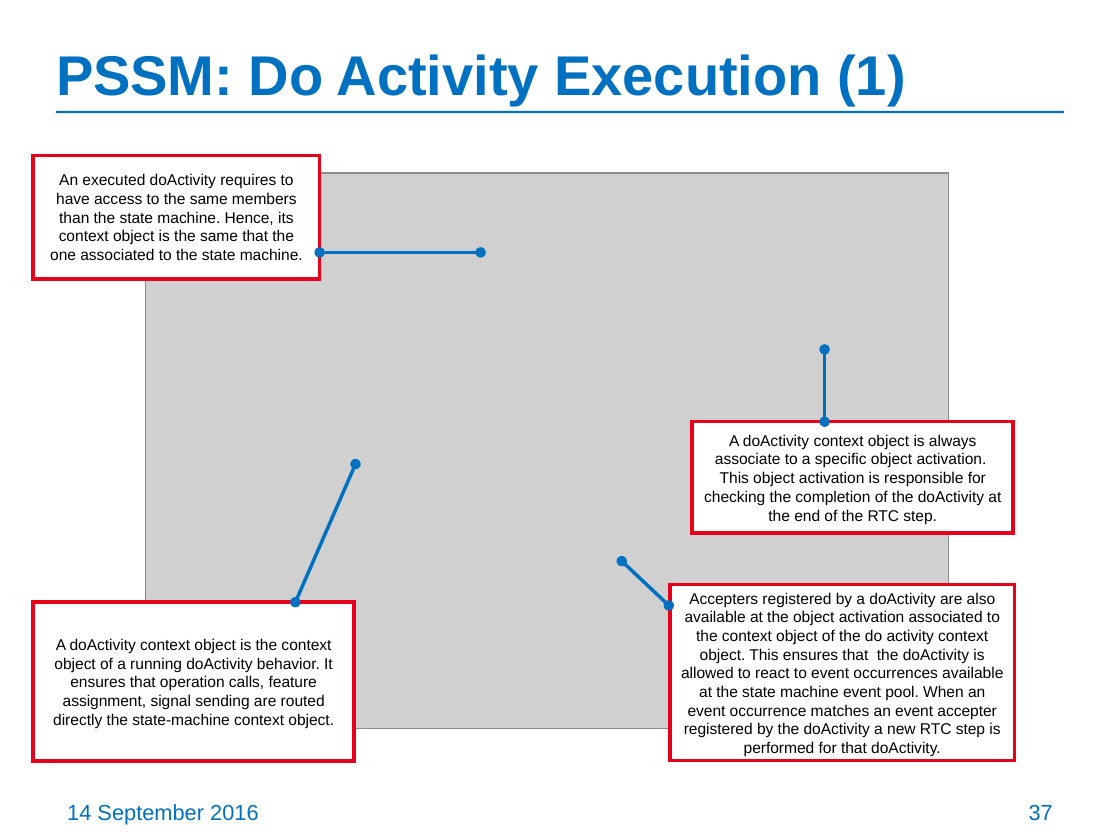
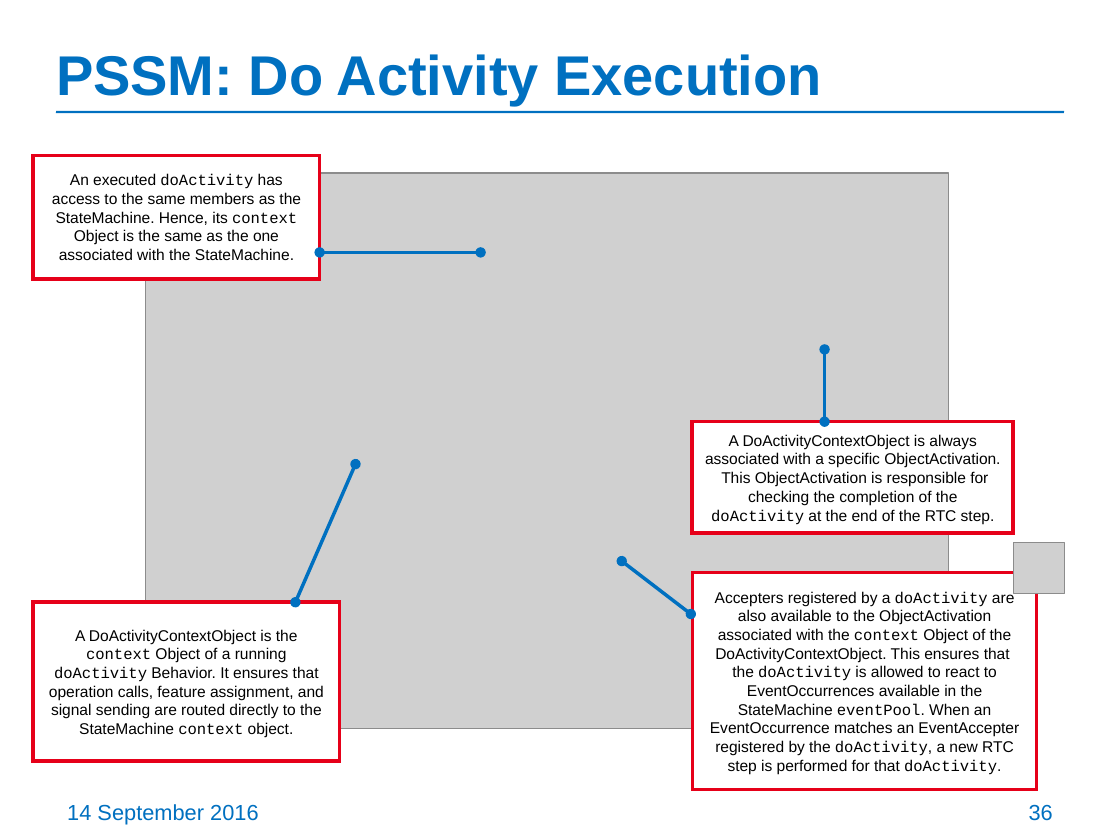
Before and after one commit to ModelDriven/PSSM, a slide deck: slide 36 of Presentations/201609-Chicago-Meeting/PSSM-initial-submission-update.pptx (slide 37 before the commit). Drawn at 1120x840 pixels with LibreOffice and Linux fonts; fonts in the diff are those of the drawing; grey boxes stand for pictures. Boxes give left, top, right and bottom in pixels: in the first picture for what was removed or moved away, otherwise in the second. Text is boxed around its words. In the diff, an @@ line names an element or a change of style, - is before the commit and + after.

```diff
--- a/Presentations/201609-Chicago-Meeting/PSSM-initial-submission-update.pptx
+++ b/Presentations/201609-Chicago-Meeting/PSSM-initial-submission-update.pptx
@@ title at bbox=[56, 54, 821, 104]: text changed @@
-PSSM: Do Activity Execution (1)
+PSSM: Do Activity Execution
@@ text in rectangle at bbox=[52, 173, 301, 260]: text changed @@
-An executed doActivity requires to have access to the same members than the state machine. Hence, its context object is the same that the one associated to the state machine.
+An executed doActivity has access to the same members as the StateMachine. Hence, its context Object is the same as the one associated with the StateMachine.
@@ text in rectangle at bbox=[705, 434, 1000, 525]: text changed @@
-A doActivity context object is always associate to a specific object activation. This object activation is responsible for checking the completion of the doActivity at the end of the RTC step.
+A DoActivityContextObject is always associated with a specific ObjectActivation. This ObjectActivation is responsible for checking the completion of the doActivity at the end of the RTC step.
@@ double arrow moved from (622, 561) - (669, 606) to (622, 561) - (691, 614) @@
@@ picture added at bbox=[1014, 542, 1065, 594] @@
@@ rectangle "Accepters registered by a doActivity ...": place and size @@
-rectangle "Accepters registered by a doActivity ..." at bbox=[670, 585, 1015, 760]
+rectangle "Accepters registered by a doActivity ..." at bbox=[692, 572, 1037, 790]
@@ text in rectangle at bbox=[710, 590, 1019, 775]: text changed @@
-Accepters registered by a doActivity are also available at the object activation associated to the context object of the do activity context object. This ensures that the doActivity is allowed to react to event occurrences available at the state machine event pool. When an event occurrence matches an event accepter registered by the doActivity a new RTC step is performed for that doActivity.
+Accepters registered by a doActivity are also available to the ObjectActivation associated with the context Object of the DoActivityContextObject. This ensures that the doActivity is allowed to react to EventOccurrences available in the StateMachine eventPool. When an EventOccurrence matches an EventAccepter registered by the doActivity, a new RTC step is performed for that doActivity.
@@ rectangle "A DoActivityContextObject is the context ...": place and size @@
-rectangle "A DoActivityContextObject is the context ..." at bbox=[34, 603, 355, 762]
+rectangle "A DoActivityContextObject is the context ..." at bbox=[34, 603, 340, 762]
@@ text in rectangle at bbox=[49, 629, 324, 737]: text changed @@
-A doActivity context object is the context object of a running doActivity behavior. It ensures that operation calls, feature assignment, signal sending are routed directly the state-machine context object.
+A DoActivityContextObject is the context Object of a running doActivity Behavior. It ensures that operation calls, feature assignment, and signal sending are routed directly to the StateMachine context object.
@@ page number at bbox=[1029, 804, 1053, 821]: text changed @@
-37
+36
```
Also in this commit, not shown: 36 other slides changed, 19 slides removed.
